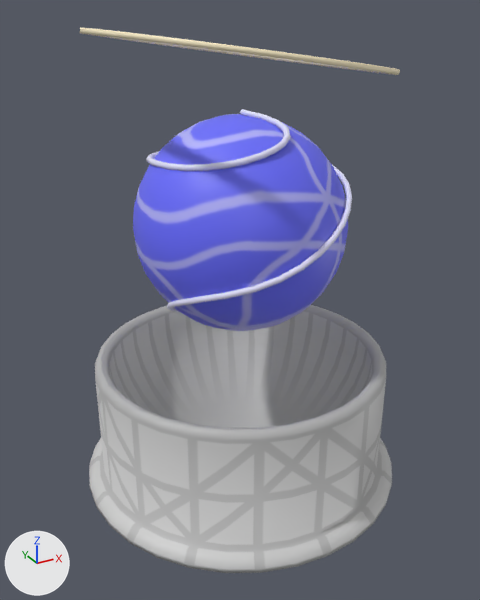
A saved change to the FBX model Assets/Objects/Mana-well.fbx.
The view is the same before and after, from a 50 mm camera at (-2.18, -3.95, 3.39) aimed at (-0.04, -0.07, 1.46). Lighting does not change. The marker at lower left points along +X, +Y and +Z. Where no turn or scale is listed for an object, it has been applied to the vertices.

The scene before the commit, as lines of its bpy script (objects in view):
```python
me_béziercurve = bpy.data.meshes.new('BézierCurve')
me_béziercurve.from_pydata(...)  # 638 vertices, 648 faces; spans x -0.63..0.73, y -0.79..0.65, z 0.16..1.74
me_béziercurve.materials.append(mat_material)  # picture img_mana_well_png
me_circle = bpy.data.meshes.new('Circle')
me_circle.from_pydata(...)  # 128 vertices, 128 faces; spans x -0.99..0.99, y -1.0..1.0, z -0.14..0.17
me_circle.materials.append(mat_material)  # picture img_mana_well_png
me_sphere_001 = bpy.data.meshes.new('Sphere.001')
me_sphere_001.from_pydata(...)  # a UV sphere (32 segments, 16 rings, poles along z) spanning x -0.75..0.75, y -0.75..0.75, z 1.25..2.75
me_sphere_001.materials.append(mat_material)  # picture img_mana_well_png
ob_ball = bpy.data.objects.new('Ball', me_sphere_001)
ob_ball.location = (0.0, 0.0, 0.0)
ob_effect = bpy.data.objects.new('Effect', me_béziercurve)
ob_effect.location = (0.0, 0.0, 1.049)
ob_halo = bpy.data.objects.new('Halo', me_circle)
ob_halo.location = (0.0, 0.0, 3.123)
# also in view: 'Base' at (0.0, 0.0, 0.5)
```
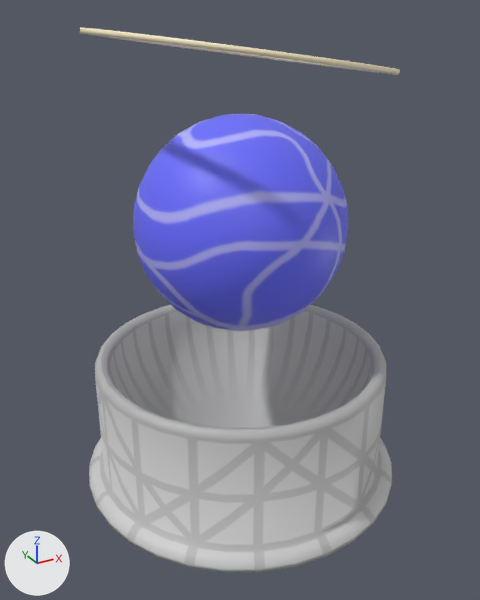
The edits, one by one:
Object 'Effect' (ob_effect) is deleted.

Boxes [x1, y1, x2, y2] around the edits, measured in the pictures (480 x 600 px):
'Effect', deleted
    before: [146, 109, 352, 313]
